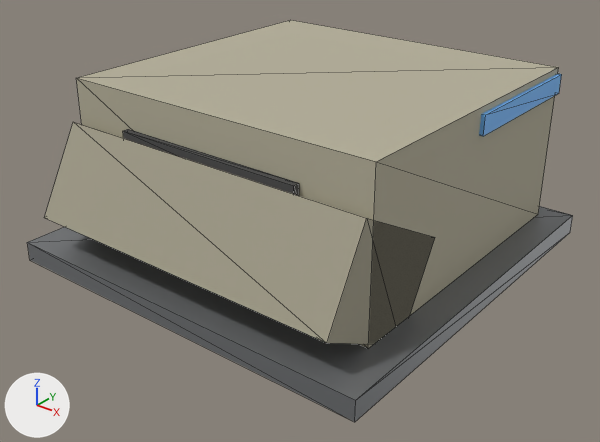
The glTF model game/assets/models/buildings/us_bunker.glb: old version first, new version second.
Rendered twice from a 50 mm lens placed at (7.1, -9.1, 6.01), pointed at (0.11, -0.36, 0.6). The axes (+X, +Y, +Z) are drawn at lower left. The lights are the same throughout. The picture after the commit comes second. Mesh edges are drawn as thin lines. Where no turn or scale is listed for an object, it has been applied to the vertices.

Script lines for the objects in view, before the commit:
```python
ob_base = bpy.data.objects.new('base', me_base)
ob_base.location = (0.0, 0.0, 0.0)
ob_main = bpy.data.objects.new('main', me_main)
ob_main.parent = ob_base
ob_main.location = (0.0, 0.0, 0.0)
ob_slit = bpy.data.objects.new('slit', me_slit)
ob_slit.location = (0.0, 0.0, 0.0)
ob_slope = bpy.data.objects.new('slope', me_slope)
ob_slope.location = (0.0, -1.8, 1.02)
ob_team_band = bpy.data.objects.new('team_band', me_team_band)
ob_team_band.location = (0.0, 0.0, 0.0)
```
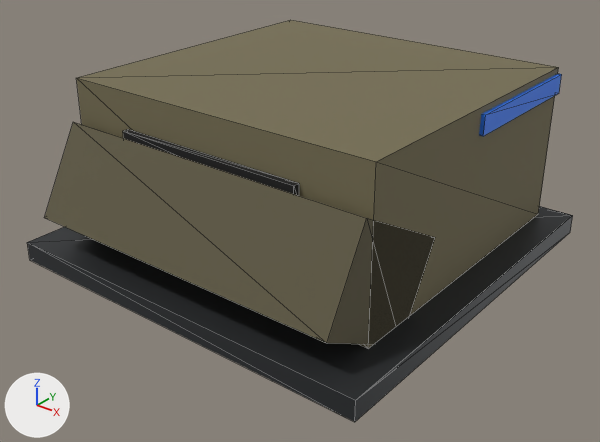
Location of each change, [x1, y1, x2, y2] in pixels of the pictures (600 x 442 px):
'main', recoloured (grey to dark yellow)
    both: [76, 20, 559, 348]
'slope', recoloured (grey to brown)
    both: [44, 122, 433, 344]
'base', recoloured (grey to dark grey)
    both: [27, 206, 573, 422]
'slit', recoloured (dark grey to black)
    both: [123, 129, 299, 196]
'team_band', recoloured
    both: [479, 74, 562, 136]

Diff of the bpy script that builds the scene:
```diff
--- a/game/assets/models/buildings/us_bunker.glb.py
+++ b/game/assets/models/buildings/us_bunker.glb.py
@@ mat_metal @@
 mat_metal = principled_material('metal')
-mat_metal.base_color = (0.25, 0.26, 0.27)  # grey #898b8e
+mat_metal.base_color = (0.0509, 0.055, 0.0593)  # dark grey #404245
 mat_metal.metallic = 0.6
@@ mat_us_body @@
 mat_us_body = principled_material('us_body')
-mat_us_body.base_color = (0.46, 0.43, 0.32)  # grey #b5af99
+mat_us_body.base_color = (0.179, 0.155, 0.0835)  # dark yellow #756e52
 mat_us_body.roughness = 0.8
@@ mat_dark @@
 mat_dark = principled_material('dark')
-mat_dark.base_color = (0.07, 0.07, 0.07)  # dark grey #4b4b4b
+mat_dark.base_color = (0.00598, 0.00598, 0.00598)  # black #121212
 mat_dark.roughness = 0.9
@@ mat_us_accent @@
 mat_us_accent = principled_material('us_accent')
-mat_us_accent.base_color = (0.368, 0.344, 0.256)  # grey #a39e8a
+mat_us_accent.base_color = (0.112, 0.0969, 0.0533)  # brown #5e5841
 mat_us_accent.roughness = 0.8
@@ mat_team_color @@
 mat_team_color = principled_material('team_color')
-mat_team_color.base_color = (0.16, 0.47, 0.95)  # blue #6fb6f9
+mat_team_color.base_color = (0.022, 0.187, 0.89)  # blue #2978f2
 mat_team_color.roughness = 0.6
```
